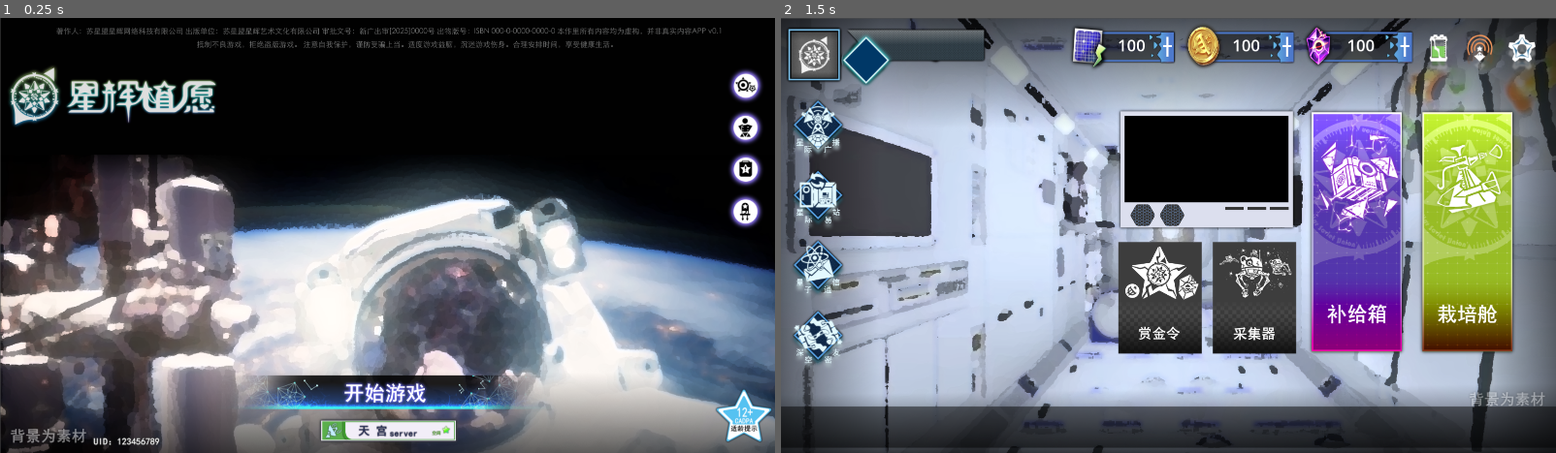
Above: before the commit, frames 1-2 (left to right).
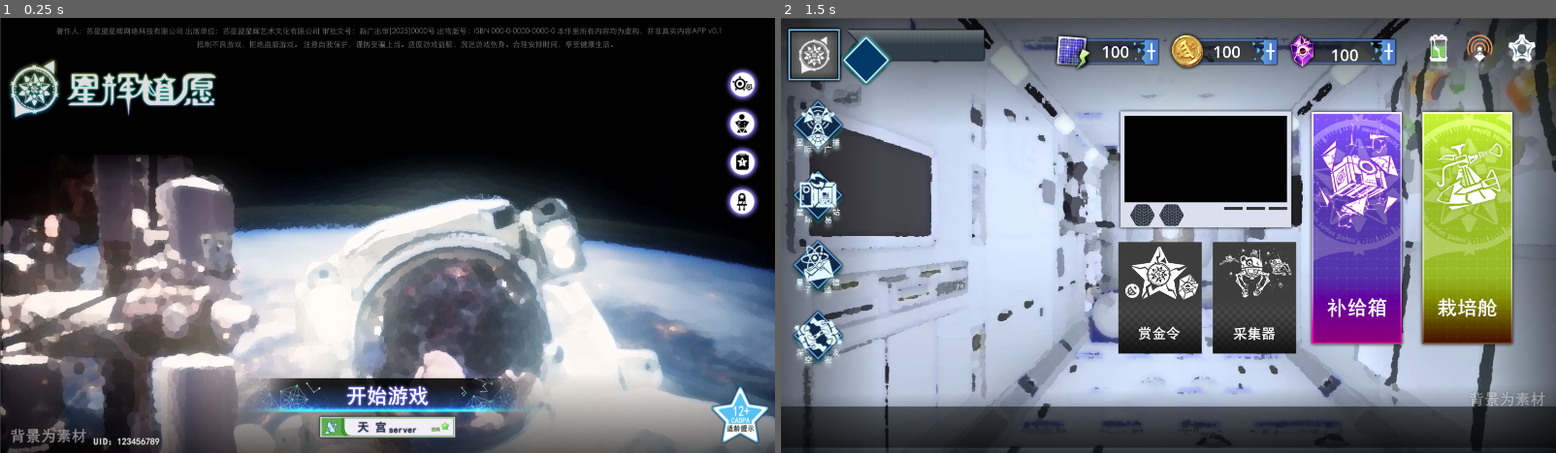
Above: after the commit, the same moments.

Repository: ghostLostTheShell/x_game
Game: Godot game, scene res://login/Login.tscn
The game is run twice, just before and just after one commit, with the same random seed, the same clock (stepped at 60 frames per second) and the same inputs.
Inputs (mouse positions are in pixels of both pictures, inside the frame that each line leads up to; where the layout moved, square brackets give the same spot in the first picture):
- Up to frame 1 (0.25 s): no input
- Up to frame 2 (1.5 s): click (1168, 396) [1168, 392] at 0.5 s; click (819, 131) at 1.25 s

The runs differ from the first frame. In frame 1, 5.8% of the frame differs, in the area x 1-100%, y 9-98%; in frame 2, 7.3%, in the area x 35-95%, y 1-78%.

Commit message:
[更新图标]

Diff:
--- a/login/Login.tscn
+++ b/login/Login.tscn
@@ -33,9 +33,9 @@
 [node name="TextureRect" type="TextureRect" parent="Control"]
 layout_mode = 2
 offset_left = 3.0
-offset_top = 109.0
+offset_top = 91.0
 offset_right = 553.0
-offset_bottom = 279.0
+offset_bottom = 261.0
 texture = ExtResource("2_2k0rq")
 
 [node name="CenterContainer" type="CenterContainer" parent="Control"]
@@ -62,18 +62,18 @@
 
 [node name="TextureRect2" type="TextureRect" parent="Control"]
 layout_mode = 0
-offset_left = 1768.0
-offset_top = 912.0
-offset_right = 1918.0
-offset_bottom = 1062.0
+offset_left = 1759.0
+offset_top = 909.0
+offset_right = 1909.0
+offset_bottom = 1059.0
 texture = ExtResource("6_4tg6f")
 
 [node name="VBoxContainer" type="VBoxContainer" parent="Control"]
 layout_mode = 0
-offset_left = 1798.0
+offset_left = 1793.0
 offset_top = 119.0
-offset_right = 1898.0
-offset_bottom = 219.0
+offset_right = 1893.0
+offset_bottom = 503.0
 
 [node name="ConfigButton" type="TextureButton" parent="Control/VBoxContainer"]
 layout_mode = 2
--- a/main/Main.tscn
+++ b/main/Main.tscn
@@ -68,33 +68,32 @@
 [node name="HBoxContainer" type="HBoxContainer" parent="Control"]
 layout_mode = 1
 anchors_preset = -1
-anchor_left = 0.391
-anchor_top = 0.001
-anchor_right = 0.391
-anchor_bottom = 0.001
-offset_left = -53.938
-offset_top = -1.083
-offset_right = 828.062
-offset_bottom = 142.917
+anchor_left = 0.363
+anchor_right = 0.363
+offset_left = -40.234
+offset_top = 24.0
+offset_right = 841.766
+offset_bottom = 168.0
 
 [node name="TextureRect3" type="TextureRect" parent="Control/HBoxContainer"]
 layout_mode = 2
 texture = ExtResource("5_hwqt4")
+stretch_mode = 4
 
 [node name="TextureRect3" type="TextureRect" parent="Control/HBoxContainer/TextureRect3"]
 layout_mode = 0
 offset_left = 208.0
-offset_top = 24.0
+offset_top = 20.0
 offset_right = 288.0
-offset_bottom = 120.0
+offset_bottom = 100.0
 texture = ExtResource("6_c1ngb")
 
 [node name="Label" type="Label" parent="Control/HBoxContainer/TextureRect3"]
 layout_mode = 0
 offset_left = 104.0
-offset_top = 40.0
+offset_top = 32.0
 offset_right = 240.0
-offset_bottom = 104.0
+offset_bottom = 88.0
 text = "100
 "
 label_settings = SubResource("LabelSettings_m2tgk")
@@ -103,13 +102,14 @@
 [node name="TextureRect" type="TextureRect" parent="Control/HBoxContainer"]
 layout_mode = 2
 texture = ExtResource("7_jy0hp")
+stretch_mode = 4
 
 [node name="Label" type="Label" parent="Control/HBoxContainer/TextureRect"]
 layout_mode = 0
-offset_left = 90.0
-offset_top = 40.0
-offset_right = 234.0
-offset_bottom = 104.0
+offset_left = 82.0
+offset_top = 32.0
+offset_right = 226.0
+offset_bottom = 88.0
 text = "100
 "
 label_settings = SubResource("LabelSettings_m2tgk")
@@ -117,22 +117,23 @@
 
 [node name="TextureRect3" type="TextureRect" parent="Control/HBoxContainer/TextureRect"]
 layout_mode = 0
-offset_left = 210.0
-offset_top = 24.0
-offset_right = 290.0
-offset_bottom = 120.0
+offset_left = 209.0
+offset_top = 20.0
+offset_right = 289.0
+offset_bottom = 100.0
 texture = ExtResource("6_c1ngb")
 
 [node name="TextureRect2" type="TextureRect" parent="Control/HBoxContainer"]
 layout_mode = 2
 texture = ExtResource("8_cjdfn")
+stretch_mode = 4
 
 [node name="TextureRect3" type="TextureRect" parent="Control/HBoxContainer/TextureRect2"]
 layout_mode = 0
-offset_left = 204.0
-offset_top = 24.0
-offset_right = 290.0
-offset_bottom = 120.0
+offset_left = 208.0
+offset_top = 20.0
+offset_right = 288.0
+offset_bottom = 100.0
 texture = ExtResource("6_c1ngb")
 
 [node name="Label" type="Label" parent="Control/HBoxContainer/TextureRect2"]
@@ -199,6 +200,7 @@
 [node name="TextureRect" type="TextureRect" parent="Control/MainPanelContainer/VBoxContainer"]
 layout_mode = 2
 texture = ExtResource("19_0yadd")
+stretch_mode = 4
 
 [node name="HBoxContainer" type="HBoxContainer" parent="Control/MainPanelContainer/VBoxContainer"]
 layout_mode = 2
@@ -206,10 +208,12 @@
 [node name="TextureRect2" type="TextureRect" parent="Control/MainPanelContainer/VBoxContainer/HBoxContainer"]
 layout_mode = 2
 texture = ExtResource("20_rdtu0")
+stretch_mode = 4
 
 [node name="TextureRect" type="TextureRect" parent="Control/MainPanelContainer/VBoxContainer/HBoxContainer"]
 layout_mode = 2
 texture = ExtResource("21_ppvio")
+stretch_mode = 4
 
 [node name="HBoxContainer" type="HBoxContainer" parent="Control/MainPanelContainer"]
 layout_mode = 2
@@ -217,7 +221,9 @@
 [node name="TextureRect" type="TextureRect" parent="Control/MainPanelContainer/HBoxContainer"]
 layout_mode = 2
 texture = ExtResource("22_38cea")
+stretch_mode = 4
 
 [node name="TextureRect2" type="TextureRect" parent="Control/MainPanelContainer/HBoxContainer"]
 layout_mode = 2
 texture = ExtResource("23_eem0j")
+stretch_mode = 4
Not shown, added: export_presets.cfg
Binary file changed: login/account_buttion_normal.png
Binary file changed: login/account_buttion_pressed.png
Binary file changed: login/config_buttion_normal.png
Binary file changed: login/config_buttion_pressed.png
Binary file changed: login/help_button_normal.png
Binary file changed: login/help_button_pressed.png
Binary file changed: login/notice_buttion_normal.png
Binary file changed: login/notice_buttion_pressed.png
Binary file changed: login/server_select_button_normal.png
Binary file changed: login/server_select_button_pressed.png.png
Binary file changed: login/sign.png
(and 4 more such lines)
